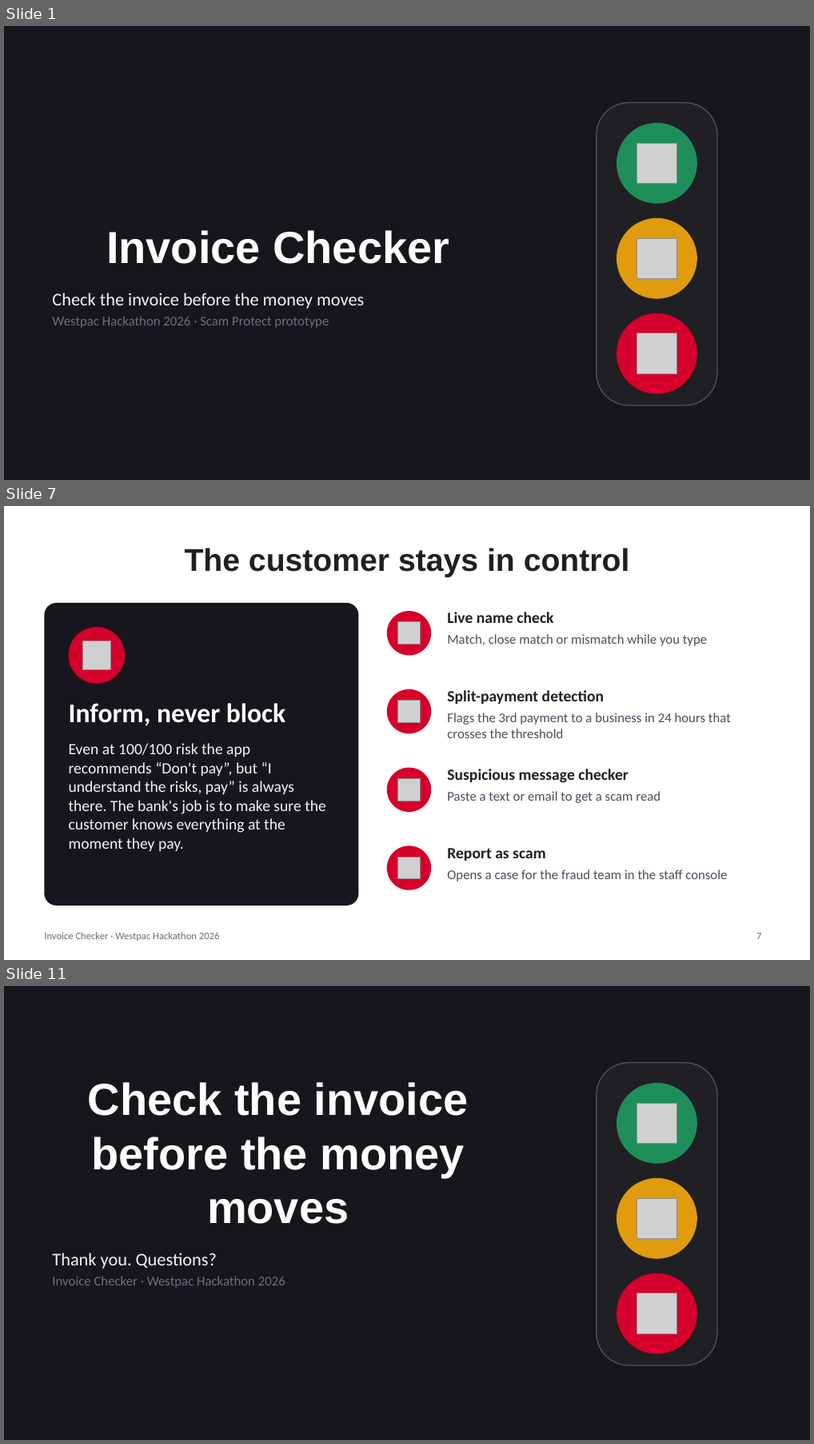
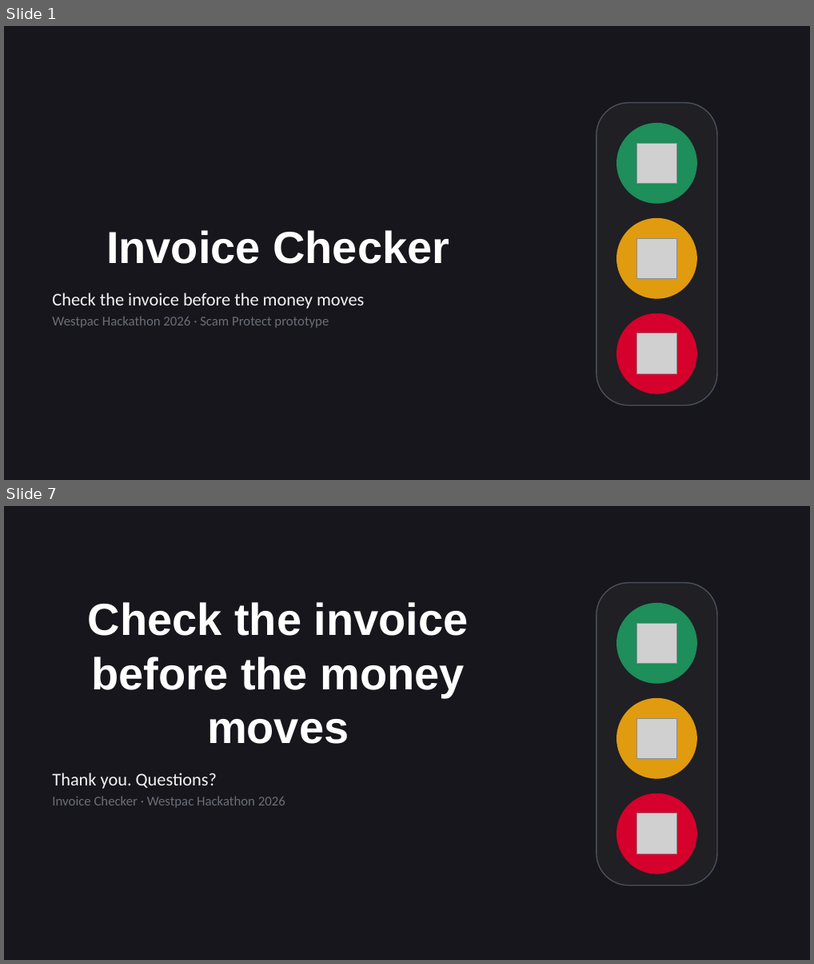
Before and after one commit to Lachlan-Barnett/Westpac-Hackathon-Invoice-Scanner-Project-2026, a slide deck: Invoice-Checker-Presentation.pptx. Shown one above the other, each under a label of ours: slides 1, 7 and 11 before the commit, slides 1 and 7 after it; the slides between them are not shown. The pictures are 814x1444 and 814x964 pixels, drawn with LibreOffice and Linux fonts; fonts in the diff are those of the drawing; grey boxes stand for pictures. Boxes give left, top, right and bottom in pixels: in the first picture for what was removed or moved away, otherwise in the second. Text is boxed around its words. In the diff, an @@ line names an element or a change of style, - is before the commit and + after.

```diff
--- a/Invoice-Checker-Presentation.pptx
+++ b/Invoice-Checker-Presentation.pptx
@@ slide 7 removed at (x1=4, y1=506, x2=810, y2=960), background #FFFFFF @@
@@ title removed at (x1=185, y1=548, x2=630, y2=577) @@
-The customer stays in control
@@ rounded rectangle removed at (x1=44, y1=603, x2=359, y2=905) @@
@@ ellipse removed at (x1=387, y1=611, x2=431, y2=655) @@
@@ picture removed at (x1=398, y1=622, x2=421, y2=644) @@
@@ text removed at (x1=447, y1=612, x2=554, y2=623) @@
-Live name check
@@ ellipse removed at (x1=69, y1=627, x2=125, y2=684) @@
@@ picture removed at (x1=82, y1=641, x2=110, y2=670) @@
@@ text removed at (x1=447, y1=634, x2=707, y2=646) @@
-Match, close match or mismatch while you type
@@ ellipse removed at (x1=387, y1=689, x2=431, y2=733) @@
@@ text removed at (x1=447, y1=690, x2=604, y2=704) @@
-Split-payment detection
@@ text removed at (x1=69, y1=703, x2=326, y2=851) @@
-Inform, never block
-Even at 100/100 risk the app recommends “Don't pay”, but “I understand the risks, pay” is always there. The bank's job is to make sure the customer knows everything at the moment they pay.
@@ picture removed at (x1=398, y1=700, x2=421, y2=723) @@
@@ text removed at (x1=447, y1=712, x2=731, y2=738) @@
-Flags the 3rd payment to a business in 24 hours that crosses the threshold
@@ ellipse removed at (x1=387, y1=768, x2=431, y2=812) @@
@@ text removed at (x1=447, y1=768, x2=629, y2=783) @@
-Suspicious message checker
@@ picture removed at (x1=398, y1=779, x2=421, y2=801) @@
@@ text removed at (x1=447, y1=791, x2=661, y2=803) @@
-Paste a text or email to get a scam read
@@ ellipse removed at (x1=387, y1=845, x2=431, y2=890) @@
@@ picture removed at (x1=398, y1=856, x2=421, y2=880) @@
@@ text removed at (x1=447, y1=848, x2=546, y2=860) @@
-Report as scam
@@ text removed at (x1=447, y1=869, x2=727, y2=881) @@
-Opens a case for the fraud team in the staff console
@@ text removed at (x1=44, y1=932, x2=220, y2=940) @@
-Invoice Checker · Westpac Hackathon 2026
@@ page number removed at (x1=757, y1=932, x2=762, y2=939) @@
-7
@@ what was slide 11 is now slide 7 @@
```
Also in this commit, not shown: 4 slides changed, 1 slide added, 4 other slides removed.
